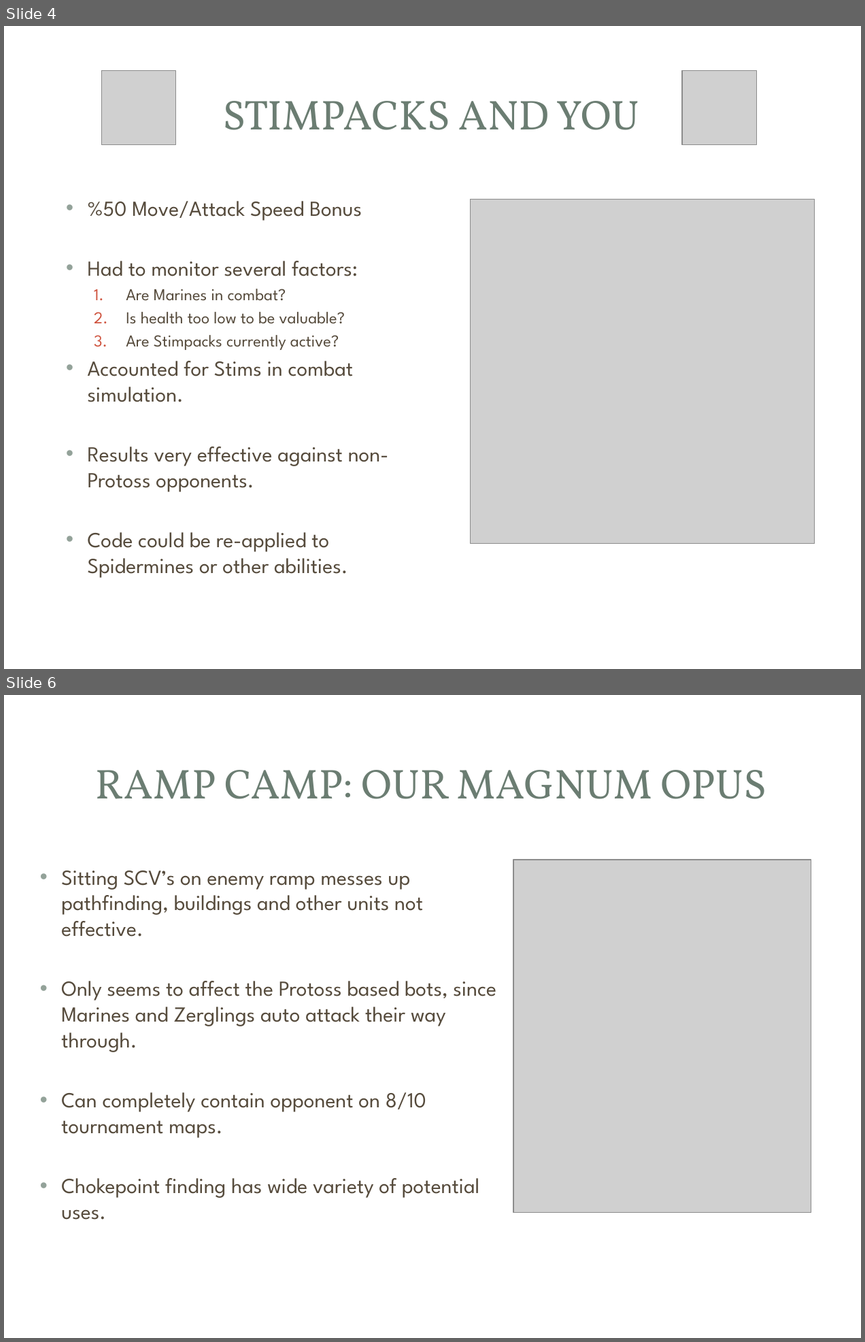
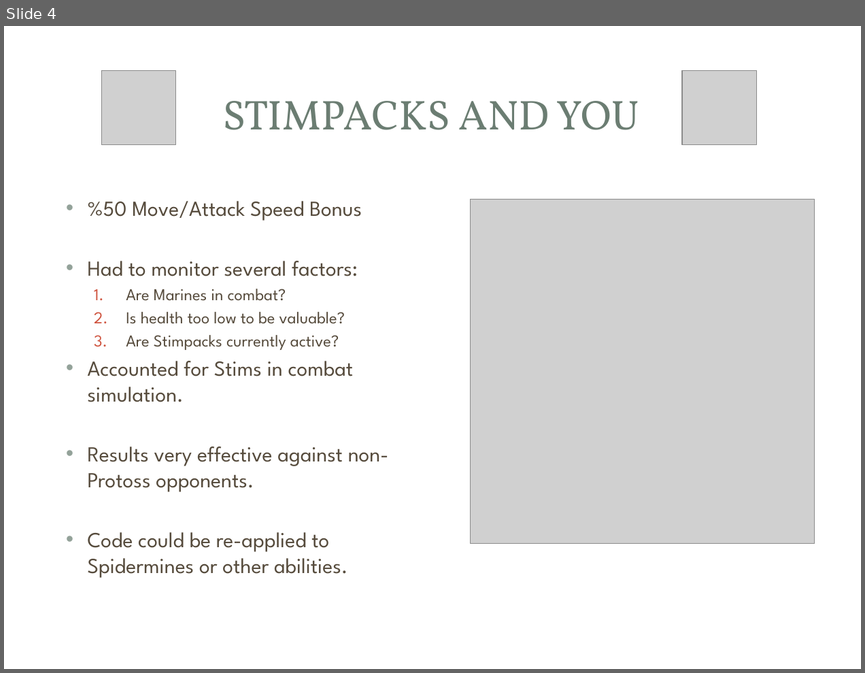
Before and after one commit to mkarpoff/CattleBruiser, a slide deck: Documents/Presentation Slides.pptx. Shown one above the other, each under a label of ours: slides 4 and 6 before the commit, slide 4 after it; the slides between them are not shown. The pictures are 865x1342 and 865x673 pixels, drawn with LibreOffice and Linux fonts; fonts in the diff are those of the drawing; grey boxes stand for pictures; background and template pictures are left out. Boxes give left, top, right and bottom in pixels: in the first picture for what was removed or moved away, otherwise in the second. Text is boxed around its words. In the diff, an @@ line names an element or a change of style, - is before the commit and + after.

```diff
--- a/Documents/Presentation Slides.pptx
+++ b/Documents/Presentation Slides.pptx
@@ slide 6 removed at bbox=[4, 695, 861, 1338], background picture (left out); not listed: 3 template elements that a slide beside it also shows @@
@@ title removed at bbox=[95, 770, 766, 799] @@
-RAMP CAMP: OUR MAGNUM OPUS
@@ text removed at bbox=[61, 870, 496, 1219] @@
-• Sitting SCV’s on enemy ramp messes up pathfinding, buildings and other units not effective.
-• Only seems to affect the Protoss based bots, since Marines and Zerglings auto attack their way through.
-• Can completely contain opponent on 8/10 tournament maps.
-• Chokepoint finding has wide variety of potential uses.
@@ picture removed at bbox=[514, 860, 811, 1212] @@
```
Also in this commit, not shown: 1 slide changed, 1 slide added.
